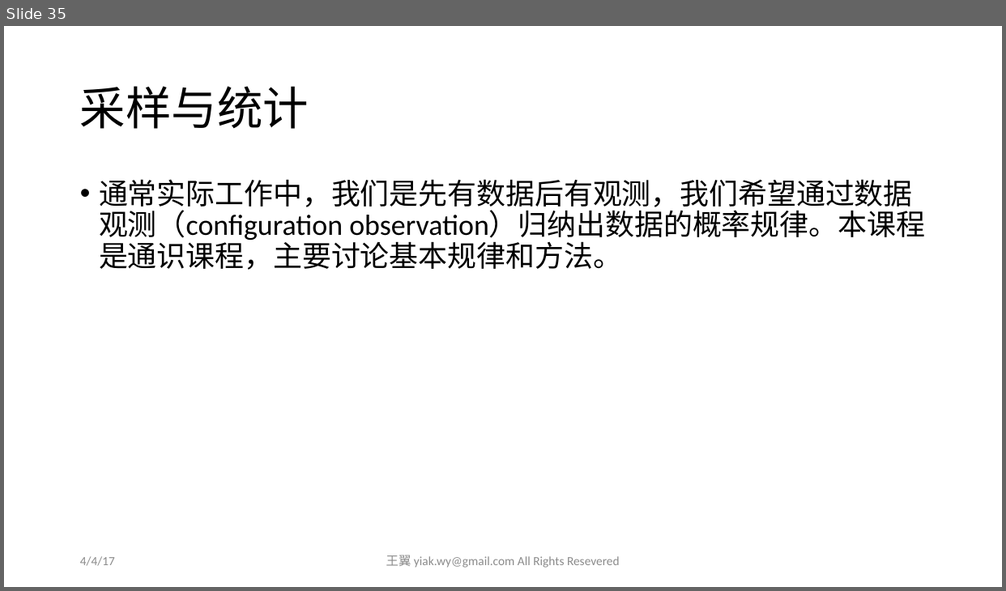
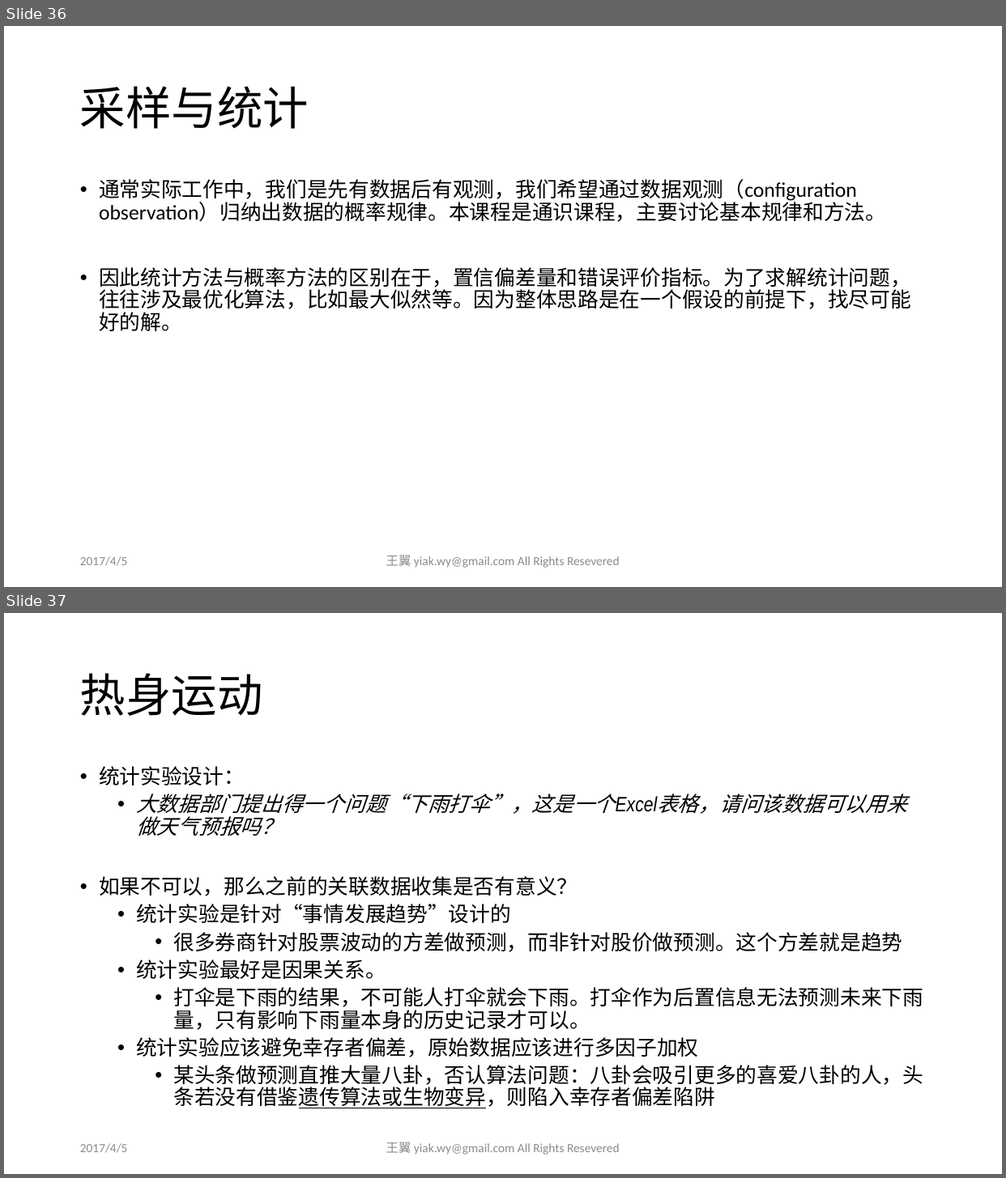
Before and after one commit to yiakwy/yiakwy.github.io, a slide deck: Computing Random Variables/Computing Random Variables.pptx. Shown one above the other, each under a label of ours: slide 35 before the commit, slides 36 and 37 after it. The pictures are 1006x591 and 1006x1178 pixels, drawn with LibreOffice and Linux fonts; fonts in the diff are those of the drawing. Boxes give left, top, right and bottom in pixels: in the first picture for what was removed or moved away, otherwise in the second. Text is boxed around its words. In the diff, an @@ line names an element or a change of style, - is before the commit and + after.

```diff
--- a/Computing Random Variables/Computing Random Variables.pptx
+++ b/Computing Random Variables/Computing Random Variables.pptx
@@ slide 37 added at (4, 613, 1002, 1174), background #FFFFFF @@
@@ title added at (80, 673, 263, 716), 44 pt, text #000000 @@
+热身运动
@@ text added at (99, 766, 923, 1109), 20 pt, text #000000 @@
+• 统计实验设计：
+  • 大数据部门提出得一个问题“下雨打伞”，这是一个Excel表格，请问该数据可以用来做天气预报吗？
+• 如果不可以，那么之前的关联数据收集是否有意义？
+  • 统计实验是针对“事情发展趋势”设计的
+    • 很多券商针对股票波动的方差做预测，而非针对股价做预测。这个方差就是趋势
+  • 统计实验最好是因果关系。
+    • 打伞是下雨的结果，不可能人打伞就会下雨。打伞作为后置信息无法预测未来下雨量，只有影响下雨量本身的历史记录才可以。
+  • 统计实验应该避免幸存者偏差，原始数据应该进行多因子加权
+    • 某头条做预测直推大量八卦，否认算法问题：八卦会吸引更多的喜爱八卦的人，头条若没有借鉴遗传算法或生物变异，则陷入幸存者偏差陷阱
@@ text added at (80, 1144, 128, 1153), 12 pt, text #8C8C8C @@
+2017/4/5
@@ text added at (386, 1142, 620, 1155), 12 pt, text #8C8C8C @@
+王翼 yiak.wy@gmail.com All Rights Resevered
@@ what was slide 35 is now slide 36 @@
@@ slide 36 changed as well @@
@@ text at (99, 179, 886, 222): size 28 to 20 pt in "通常实际工作中，我们是先有数据后有观测，我们希望通过数据观测（configuration observation）归纳出 ..." @@
@@ text at (99, 267, 911, 331): paragraph added @@
+• 因此统计方法与概率方法的区别在于，置信偏差量和错误评价指标。为了求解统计问题，往往涉及最优化算法，比如最大似然等。因为整体思路是在一个假设的前提下，找尽可能好的解。
@@ text at (80, 557, 128, 566): text changed @@
-4/4/17
+2017/4/5
```
Also in this commit, not shown: 34 other slides changed, 19 other slides added.
